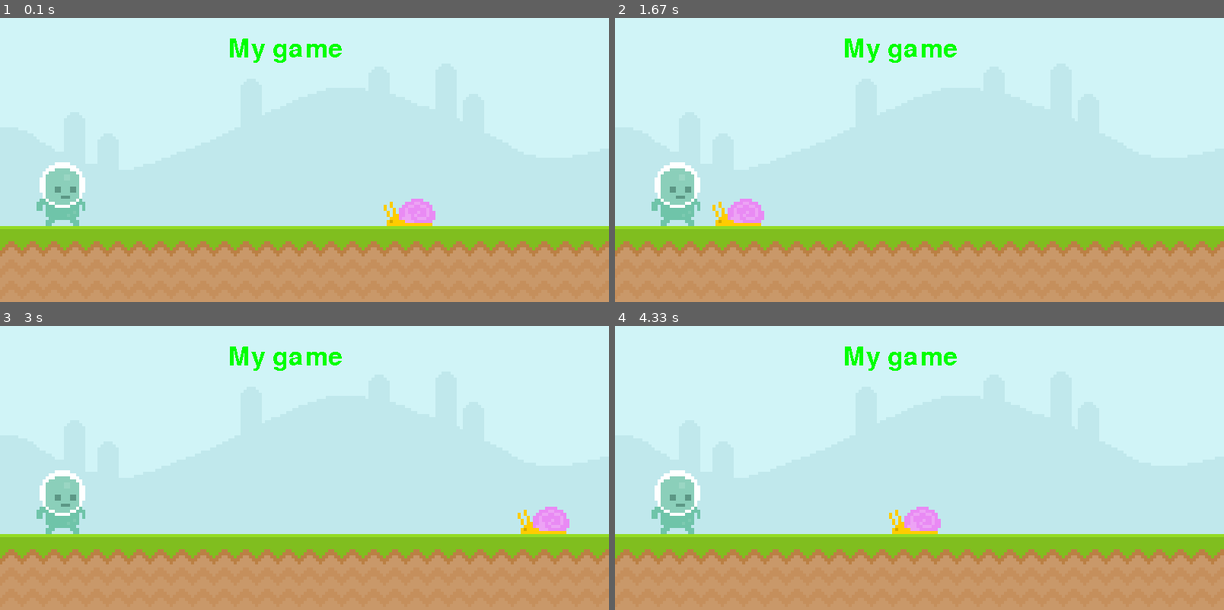
Above: before the commit, frames 1-4 (two rows, left to right).
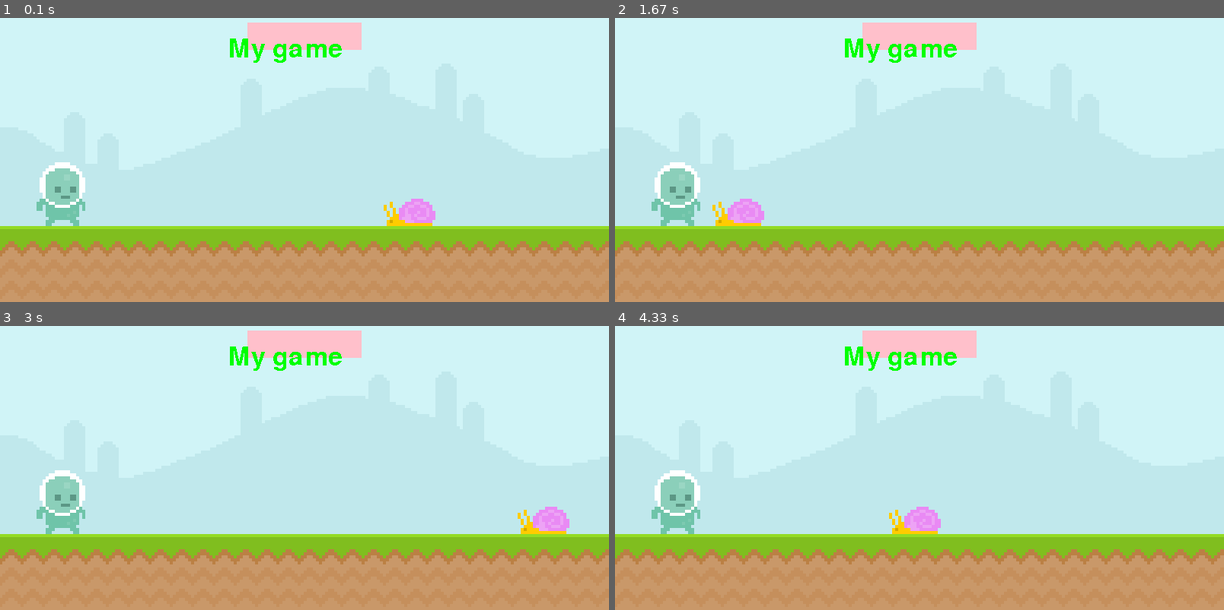
Above: after the commit, the same moments.

Repository: AJHS-Kelley/8b-ajhs-game-programming-23-24-MarcusJBrunson
Game: pygame game, started from gameProgramming/cohort_lessons/dnaGame/08_ultimatePygame/windowClock.py
Same seed, same stepped clock (60 frames per second), same inputs: the game is played once before the commit and once after it.
Inputs:
- Up to frame 1 (0.1 s): no input
- Up to frame 2 (1.67 s): no input
- Up to frame 3 (3 s): no input
- Up to frame 4 (4.33 s): no input

The runs differ from the first frame. In frame 1, 1.6% of the frame differs, in the area x 40-60%, y 1-12%; in frame 2, 1.6%; in frame 3, 1.6%; in frame 4, 1.6%.

Commit message:
Update windowClock.py

Diff:
--- a/gameProgramming/cohort_lessons/dnaGame/08_ultimatePygame/windowClock.py
+++ b/gameProgramming/cohort_lessons/dnaGame/08_ultimatePygame/windowClock.py
@@ -30,6 +30,9 @@
 
     screen.blit(sky_surface,(0,0))
     screen.blit(ground_surface,(0,300))
+    pygame.draw.rect(screen, 'Pink',score_rect)
+    pygame.draw.rect(screen, 'Pink',score_rect,10)
+
     screen.blit(score_surface,(300,50))
 
     snail_rect.x -= 4
